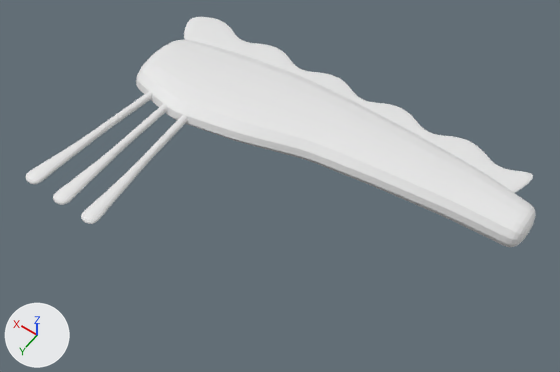
Renders of the Blender file SaveEmotion/Assets/Arts/BlenderFile/Snall_Body_Eye.blend from each side of a commit.
Before and after are seen from a camera (50 mm lens) standing at (-2.93, 4.81, 6.07) and looking at (-0.17, 0.95, 0.0). Every picture has the same lights, and +X, +Y and +Z are marked at lower left.

In view in the first picture: 'Eye', 'Eye.003', 'Eye.005', 'Plane.001', 'SnallFoot.001'.
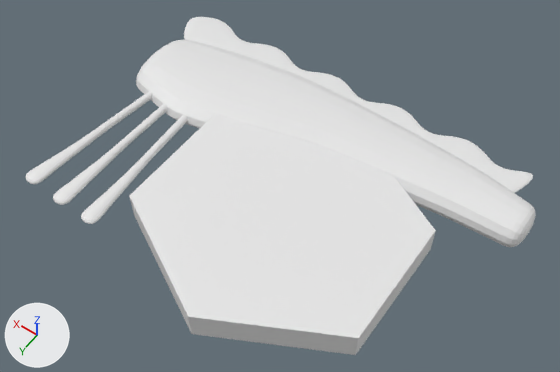
Where the newer file only moved an object's origin or applied its transform, the numbers keep the older frame.

Boxes [x1, y1, x2, y2] around the edits, measured in the pictures (560 x 372 px):
'Snall', shown: after [129, 114, 436, 355]

Patch to the scene script:
```diff
--- a/SaveEmotion/Assets/Arts/BlenderFile/Snall_Body_Eye.blend.py
+++ b/SaveEmotion/Assets/Arts/BlenderFile/Snall_Body_Eye.blend.py
@@ me_circle_003 @@
 me_circle_003.from_pydata(...)  # 14 vertices, 18 faces; spans x -130.0..130.0, y 0.0..32.0, z -150.0..150.0
 # used by ob_snall; location = (-0.252, 1.563, -0.202); rotation_euler = (1.571, 0.0, 0.0), in degrees (90, 0, 0); scale = (0.01, 0.01, 0.01)
+# me_circle_003 part 1: the whole mesh is scaled about its middle by (1, 1, 0.903), then moved by (-15.0, 0.0, 28.0)
@@ ob_snall @@
 ob_snall.scale = (0.01, 0.01, 0.01)
-ob_snall.hide_set(True)
```
